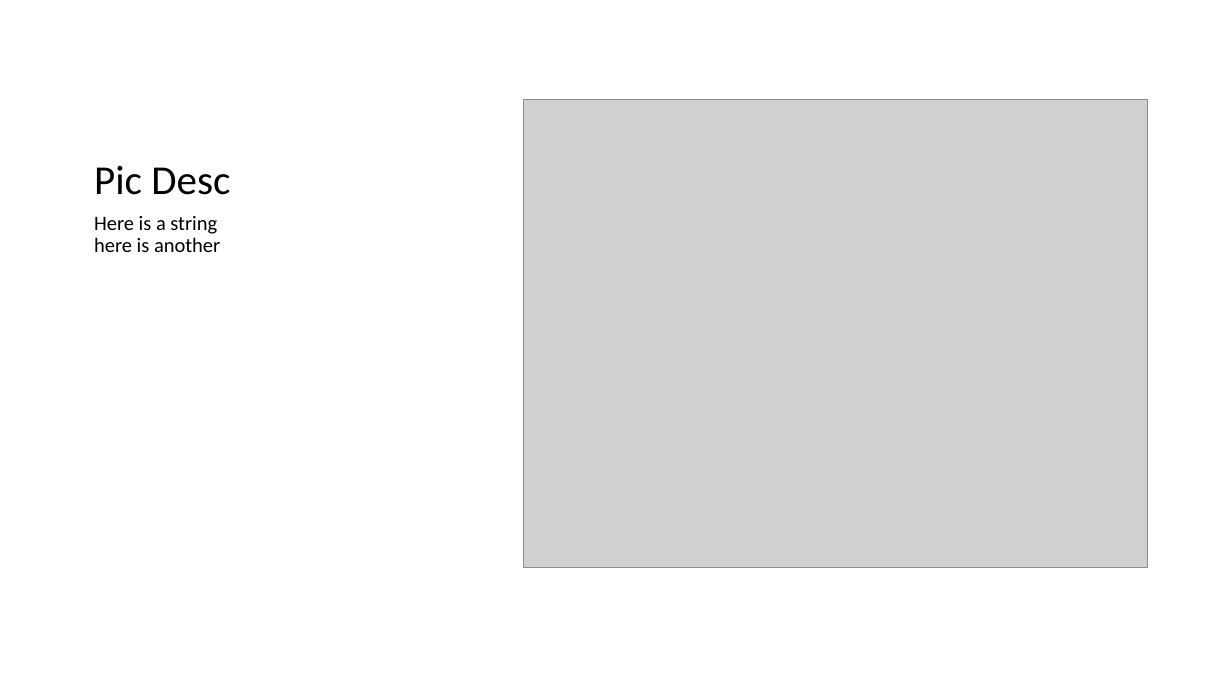
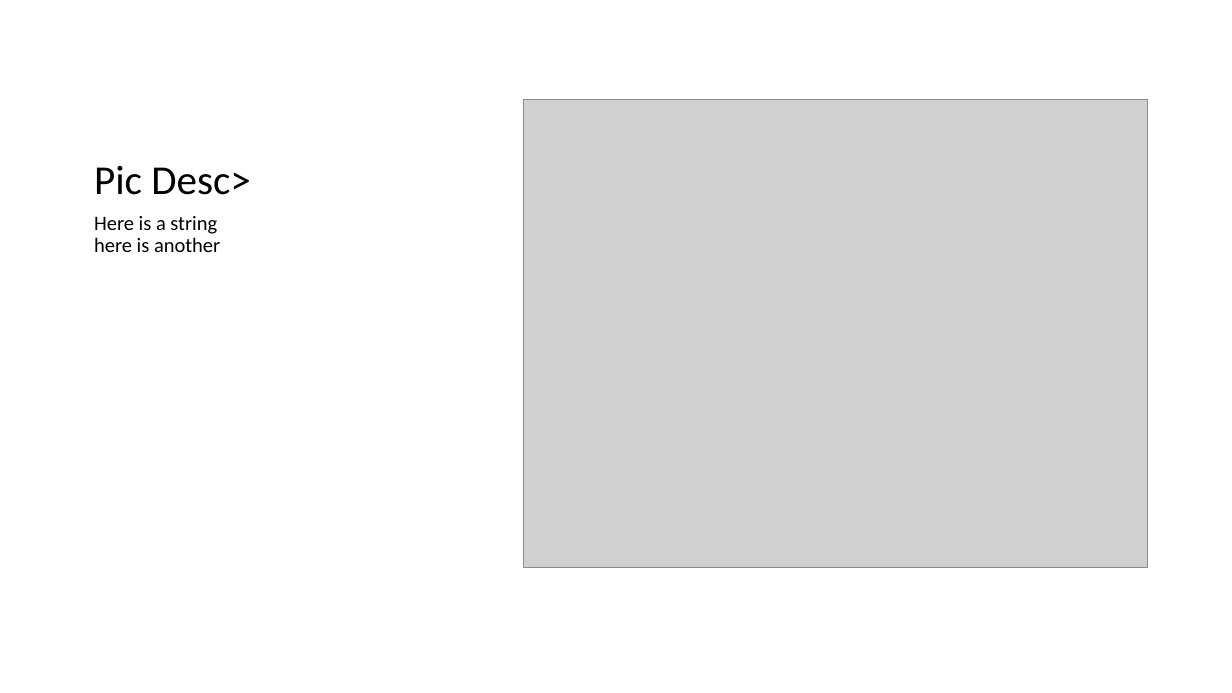
Before and after one commit to isabella232/powerpoint, a slide deck: slide 7 of samples/pptx/sample.pptx. Drawn at 1232x693 pixels with LibreOffice and Linux fonts; fonts in the diff are those of the drawing; grey boxes stand for pictures. Boxes give left, top, right and bottom in pixels: in the first picture for what was removed or moved away, otherwise in the second. Text is boxed around its words. In the diff, an @@ line names an element or a change of style, - is before the commit and + after.

```diff
--- a/samples/pptx/sample.pptx
+++ b/samples/pptx/sample.pptx
@@ title at box(94, 166, 251, 195): text changed @@
-Pic Desc
+Pic Desc>
```
Also in this commit, not shown: 12 other slides changed, 7 other files.
